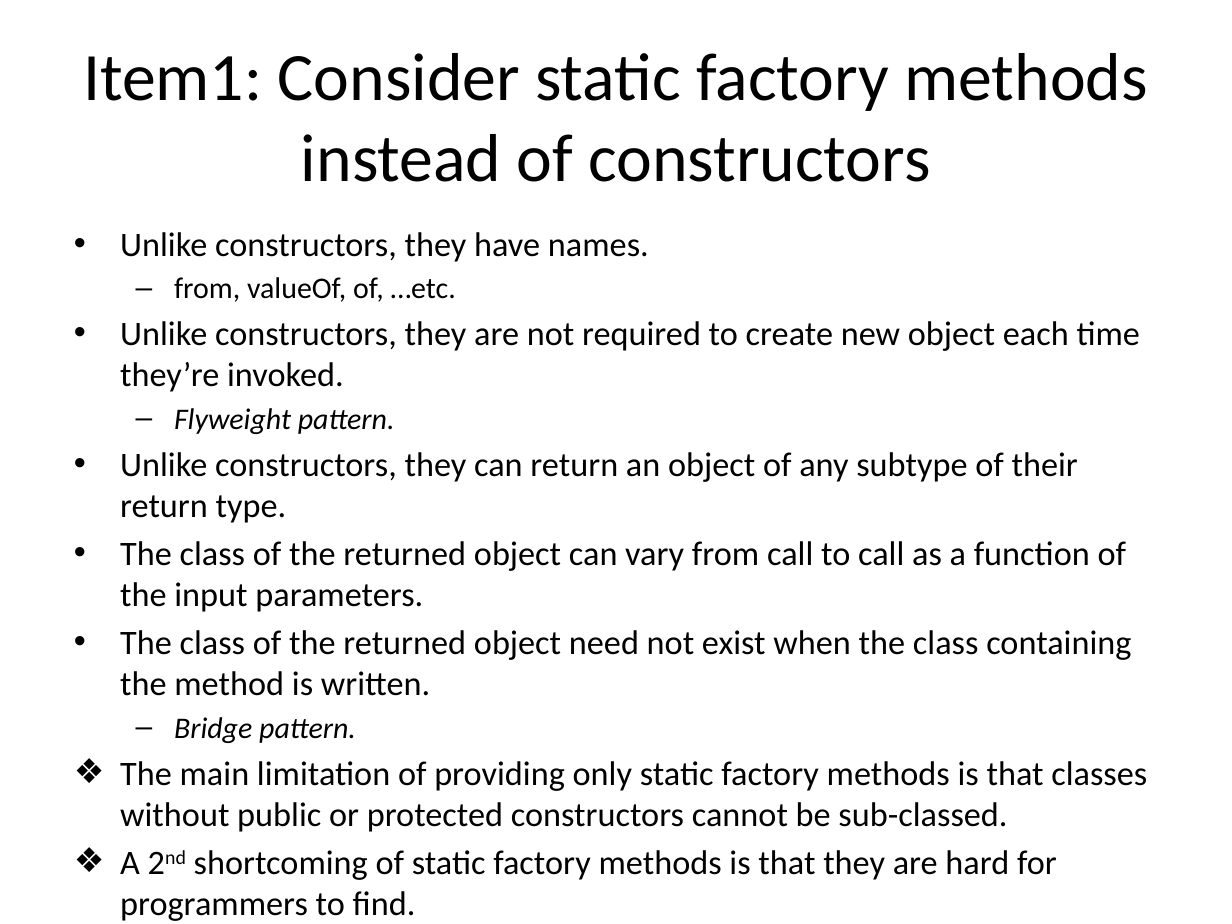
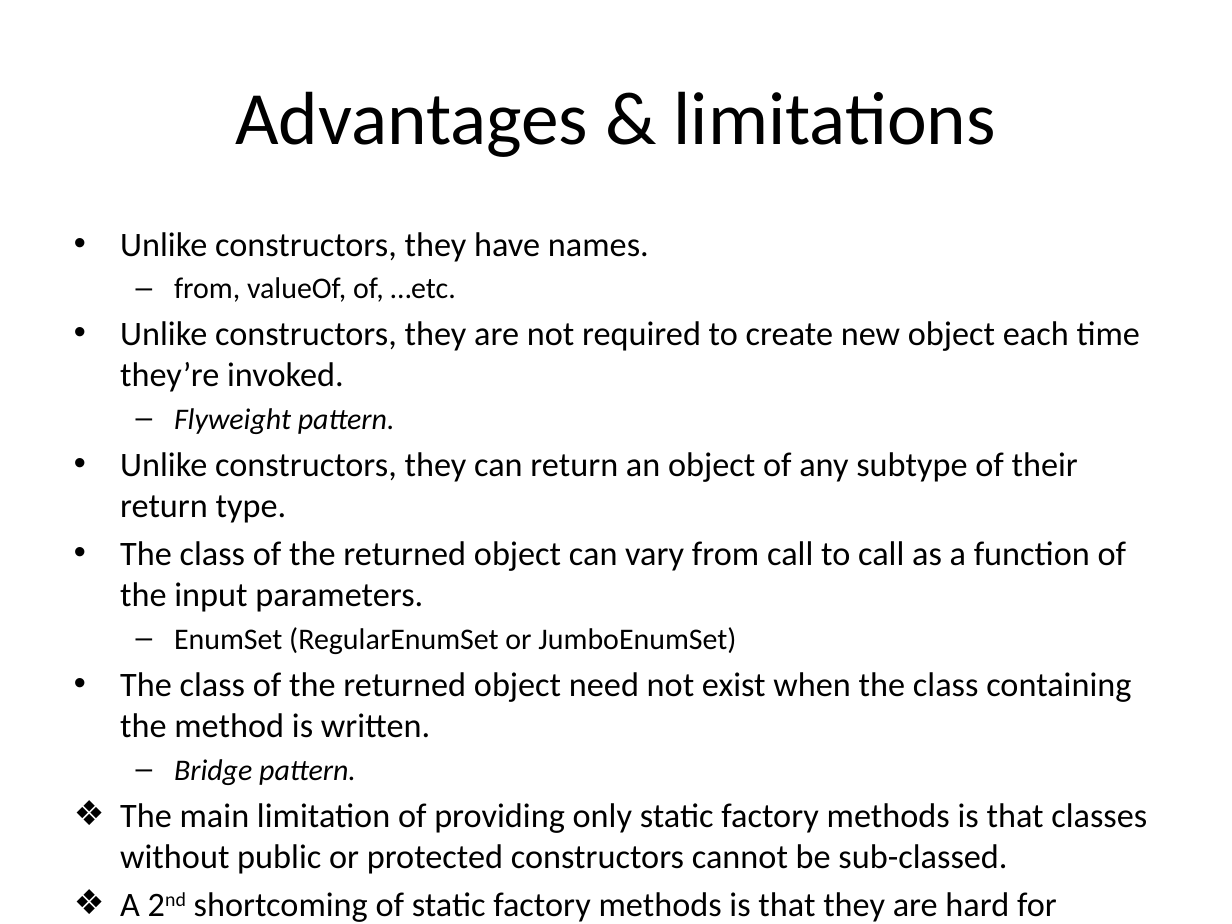
Before and after one commit to wsw621012/EffectiveJava3, a slide deck: slide 4 of src/main/resources/introduction.pptx (slide 3 before the commit). Drawn at 1232x924 pixels with LibreOffice and Linux fonts; fonts in the diff are those of the drawing. Boxes give left, top, right and bottom in pixels: in the first picture for what was removed or moved away, otherwise in the second. Text is boxed around its words. In the diff, an @@ line names an element or a change of style, - is before the commit and + after.

```diff
--- a/src/main/resources/introduction.pptx
+++ b/src/main/resources/introduction.pptx
@@ title at box(235, 91, 996, 157): text changed; size 39.6 to 44 pt @@
-Item1: Consider static factory methods instead of constructors
+Advantages & limitations
@@ text at box(174, 627, 736, 654): paragraph added @@
+  – EnumSet (RegularEnumSet or JumboEnumSet)
```
Also in this commit, not shown: 2 other slides changed, 4 slides added, 2 other files.
